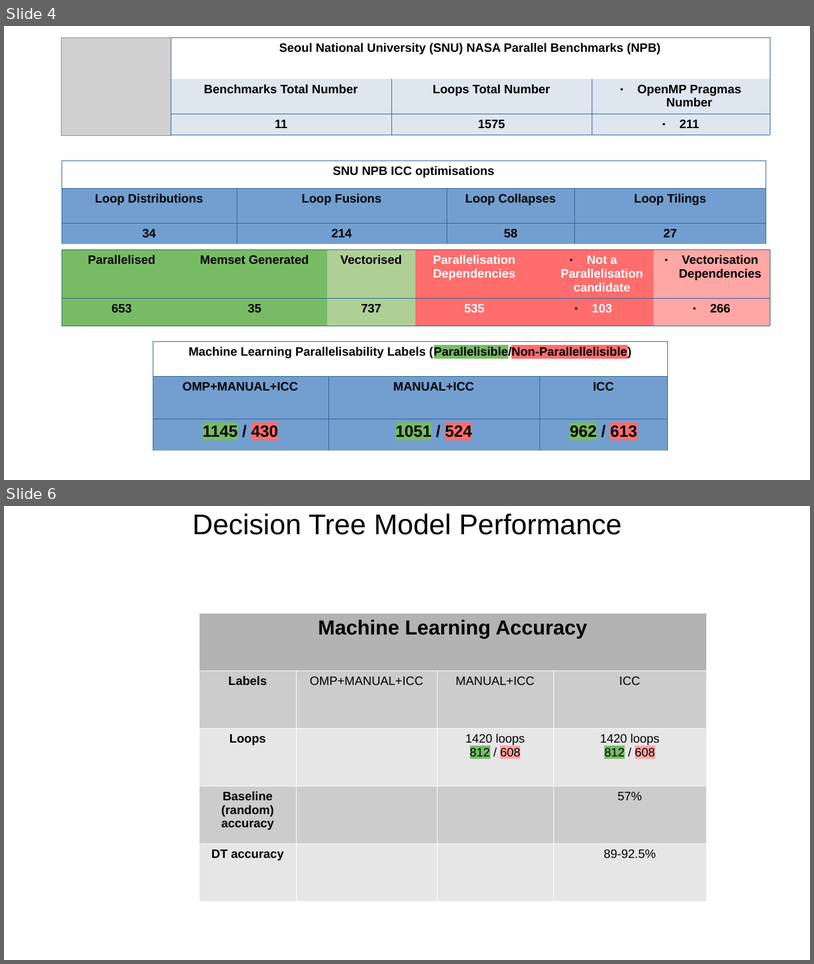
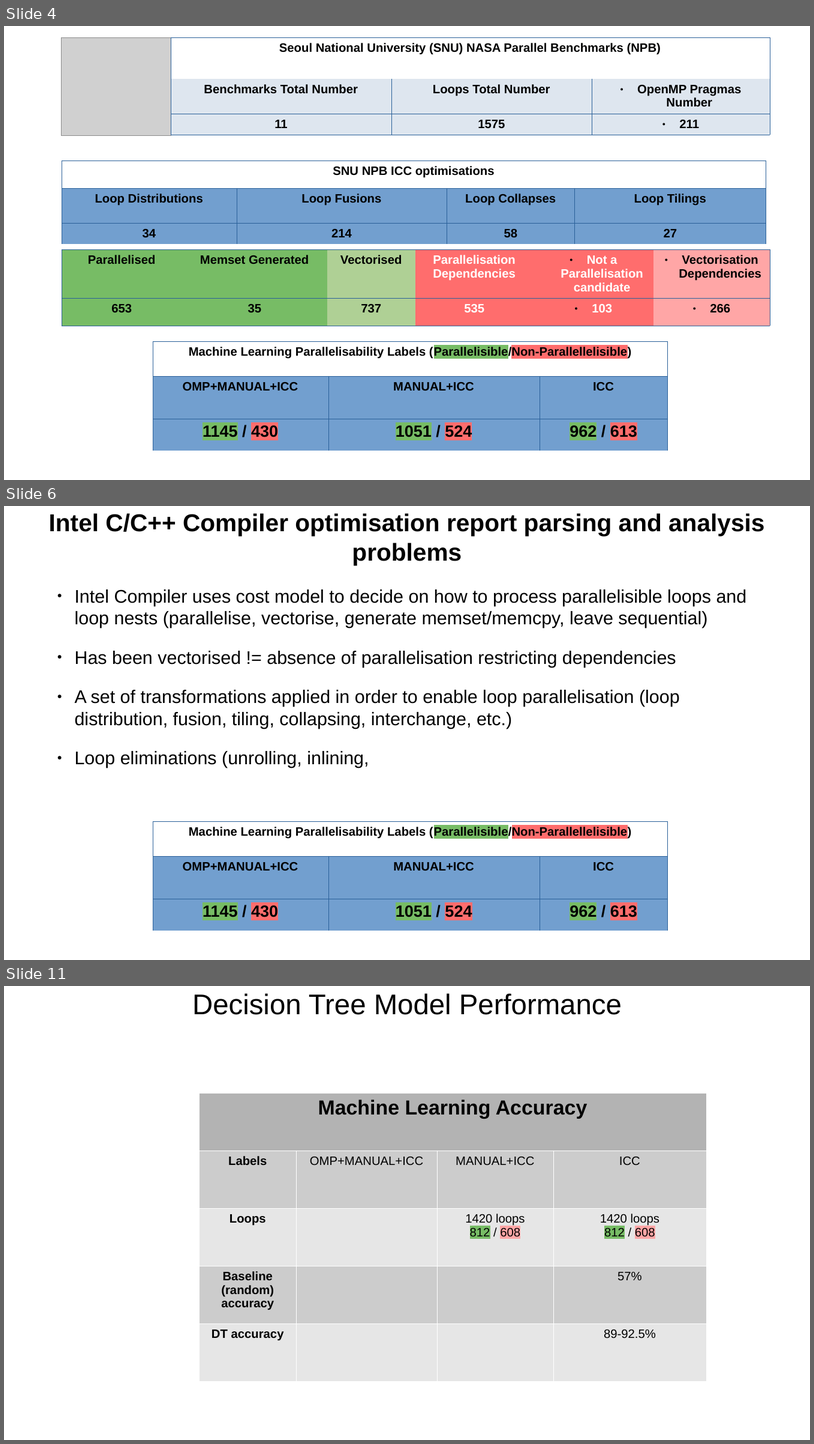
Before and after one commit to harel-coffee/PParMetrics-auto, a slide deck: PPar_lunch_talk/Learning_Loop_Parallelisability.odp. Shown one above the other, each under a label of ours: slides 4 and 6 before the commit, slides 4, 6 and 11 after it; the slides between them are not shown. The pictures are 814x964 and 814x1444 pixels, drawn with LibreOffice and Linux fonts; fonts in the diff are those of the drawing; grey boxes stand for pictures. Boxes give left, top, right and bottom in pixels: in the first picture for what was removed or moved away, otherwise in the second. Text is boxed around its words. In the diff, an @@ line names an element or a change of style, - is before the commit and + after.

Commit message:
[!] Presentation updated [!] New manual loop nonparallelisability reason classifications in ml.xls table

```diff
--- a/PPar_lunch_talk/Learning_Loop_Parallelisability.odp
+++ b/PPar_lunch_talk/Learning_Loop_Parallelisability.odp
@@ slide 6 added at bbox=[4, 506, 810, 960], background #FFFFFF @@
@@ title added at bbox=[49, 513, 765, 565], 24 pt, text #000000, bold @@
+Intel C/C++ Compiler optimisation report parsing and analysis problems
@@ text added at bbox=[75, 589, 747, 729], 18 pt, text #000000 @@
+● Intel Compiler uses cost model to decide on how to process parallelisible loops and loop nests (parallelise, vectorise, generate memset/memcpy, leave sequential)
+● Has been vectorised != absence of parallelisation restricting dependencies
+● A set of transformations applied in order to enable loop parallelisation (loop distribution, fusion, tiling, collapsing, interchange, etc.)
+● Loop eliminations (unrolling, inlining,
@@ table added at bbox=[153, 822, 668, 930], 3 rows, 3 columns @@
+Machine Learning Parallelisability Labels (Parallelisible/Non-Parallellelisible) |  | 
+OMP+MANUAL+ICC | MANUAL+ICC | ICC
+1145 / 430 | 1051 / 524 | 962 / 613
@@ what was slide 6 is now slide 11 @@
```
Also in this commit, not shown: 3 slides changed, 4 other slides added, 7 other files.
